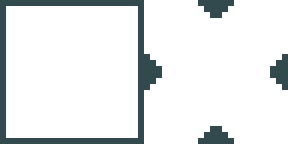
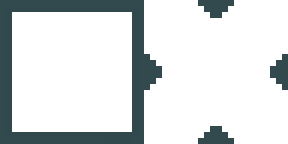
Two versions of the same layered image (288 × 144). Layer-by-layer changes:
painted on "hilight" over [6, 6, 138, 138]
